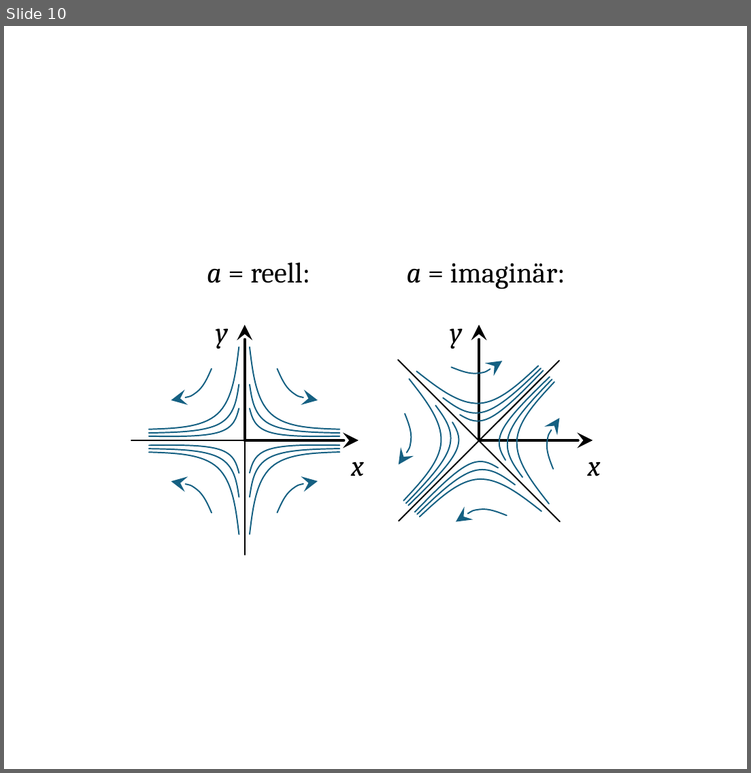
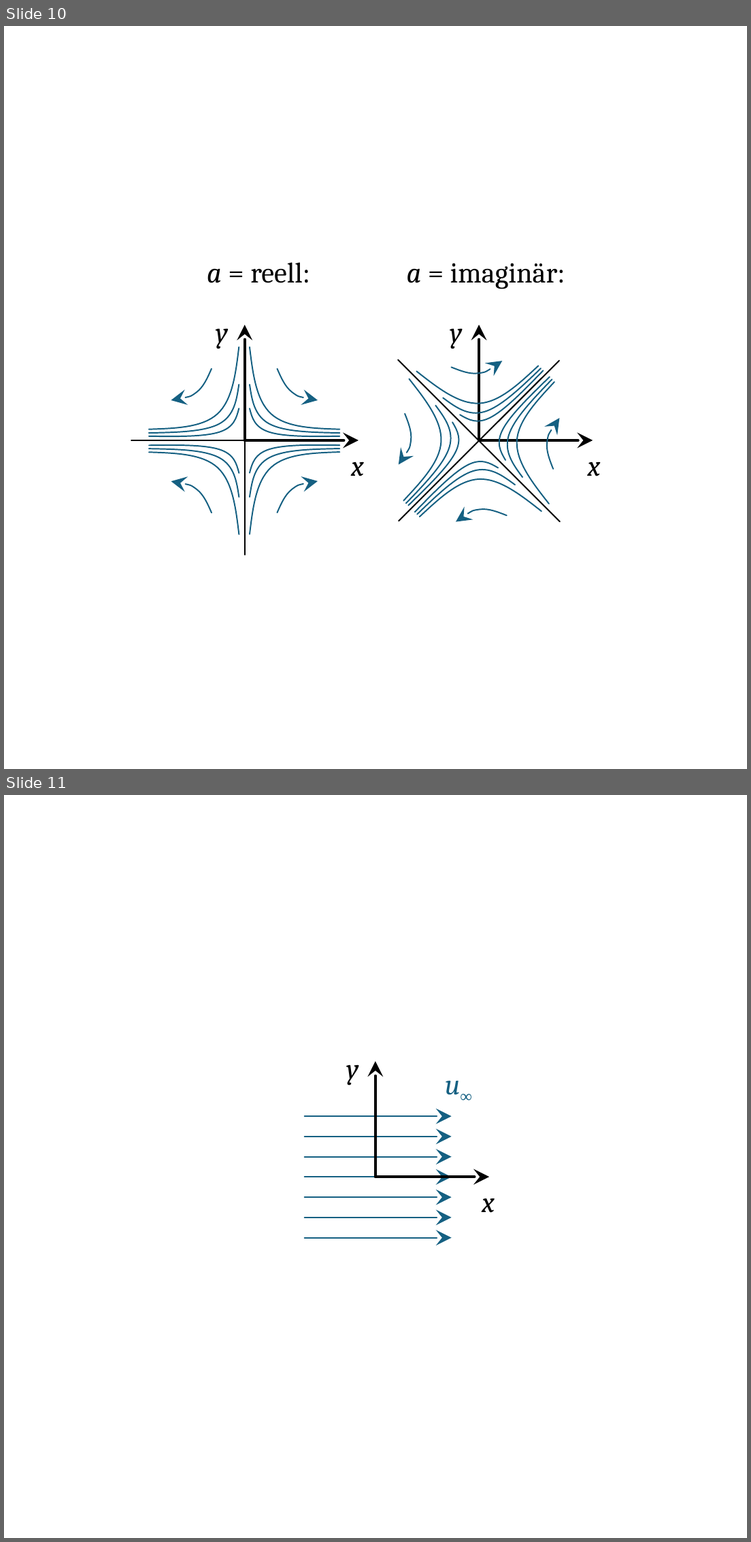
Before and after one commit to m4zeRobot/Project-FoSa, a slide deck: Strömungslehre 2/images/SL2-Images.pptx. Shown one above the other, each under a label of ours: slide 10 before the commit, slides 10 and 11 after it. The pictures are 751x773 and 751x1542 pixels, drawn with LibreOffice and Linux fonts; fonts in the diff are those of the drawing. Boxes give left, top, right and bottom in pixels: in the first picture for what was removed or moved away, otherwise in the second. Text is boxed around its words. In the diff, an @@ line names an element or a change of style, - is before the commit and + after.

```diff
--- a/Strömungslehre 2/images/SL2-Images.pptx
+++ b/Strömungslehre 2/images/SL2-Images.pptx
@@ slide 11 added at (4, 795, 747, 1538), background #FFFFFF @@
@@ text added at (445, 1081, 460, 1095), 11 pt, text #156082, italic @@
+u∞
@@ group added at (304, 1115, 451, 1238): 7 arrows @@
@@ group added at (346, 1061, 494, 1213): 2 arrows, 2 texts @@
+y
+x
```
Also in this commit, not shown: 1 slide changed, 6 other slides added, 9 other files.
